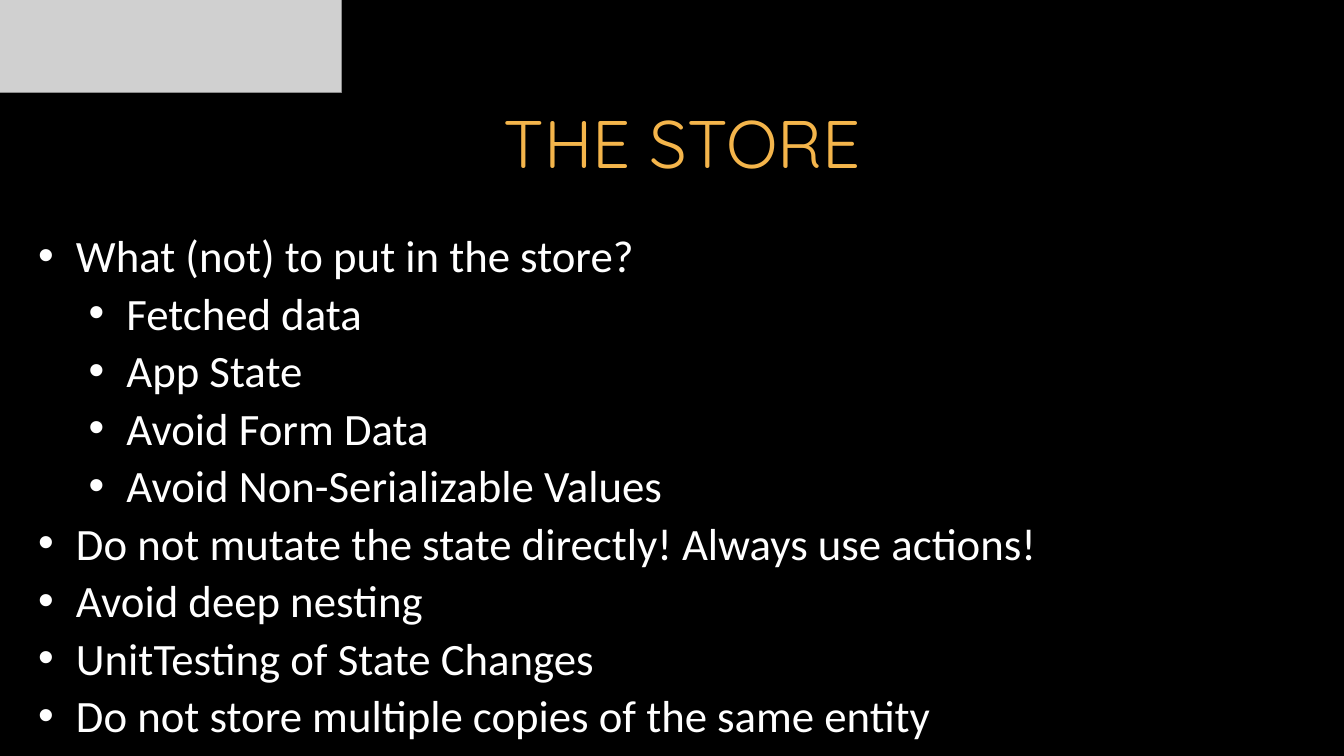
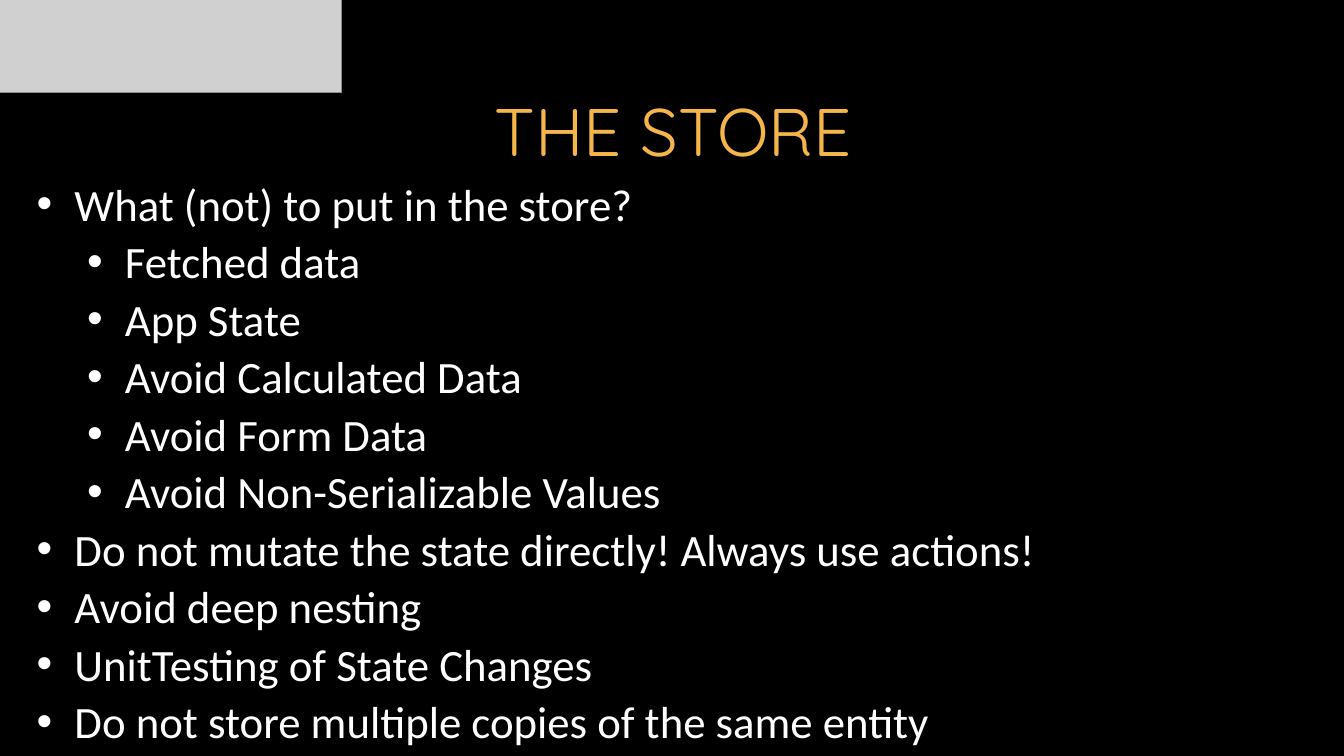
Before and after one commit to itenium-be/Redux, a slide deck: slide 5 of Redux.pptx. Drawn at 1344x756 pixels with LibreOffice and Linux fonts; fonts in the diff are those of the drawing; grey boxes stand for pictures; background and template pictures are left out. Boxes give left, top, right and bottom in pixels: in the first picture for what was removed or moved away, otherwise in the second. Text is boxed around its words. In the diff, an @@ line names an element or a change of style, - is before the commit and + after.

```diff
--- a/Redux.pptx
+++ b/Redux.pptx
@@ title "THE STORE": place and size @@
-title "THE STORE" at <box>504,120,861,169</box>
+title "THE STORE" at <box>495,108,852,157</box>
@@ text "What (not) to put in ...": place and size @@
-text "What (not) to put in ..." at <box>76,239,1036,740</box>
+text "What (not) to put in ..." at <box>74,188,1035,746</box>
@@ text at <box>125,362,522,394</box>: paragraph added @@
+  • Avoid Calculated Data
```
Also in this commit, not shown: 3 other slides changed, 3 other files.
